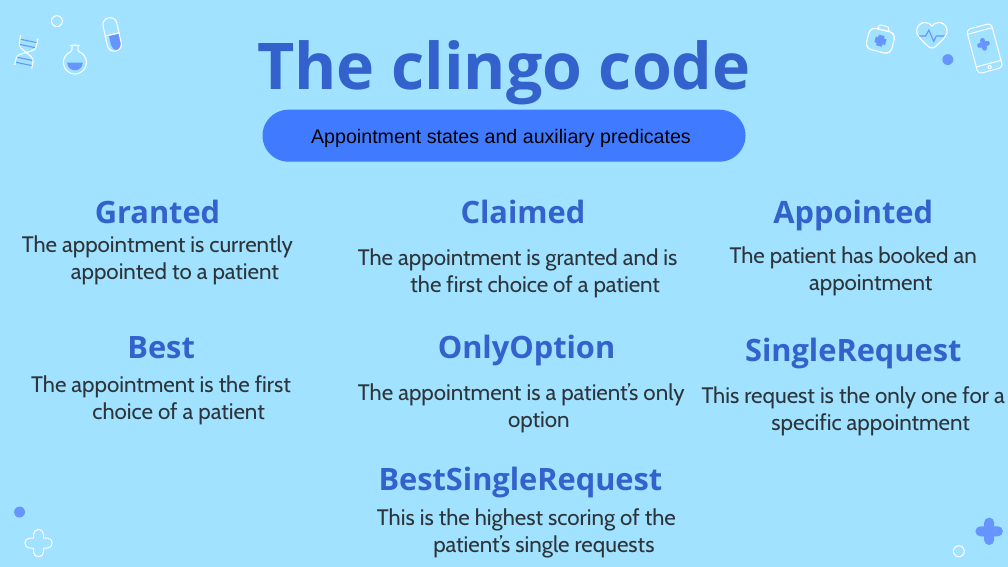
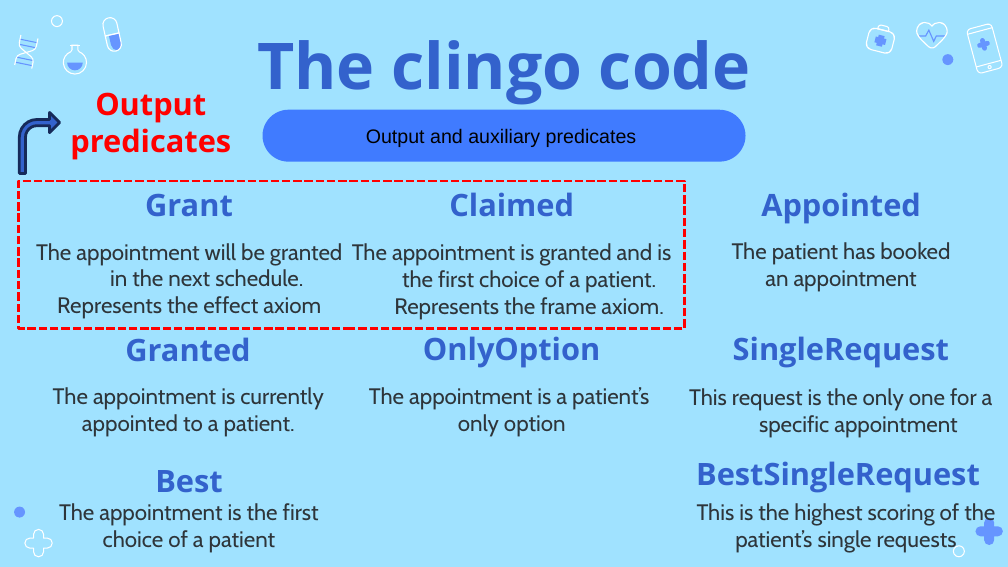
Before and after one commit to StavrosKanias/Medical_Appointment_Rescheduling_App, a slide deck: slide 30 of ENIGMA 2023/Presentation.pptx (slide 28 before the commit). Drawn at 1008x567 pixels with LibreOffice and Linux fonts; fonts in the diff are those of the drawing. Boxes give left, top, right and bottom in pixels: in the first picture for what was removed or moved away, otherwise in the second. Text is boxed around its words. In the diff, an @@ line names an element or a change of style, - is before the commit and + after.

```diff
--- a/ENIGMA 2023/Presentation.pptx
+++ b/ENIGMA 2023/Presentation.pptx
@@ bent arrow added at [19, 113, 59, 173], fill #3362CC, outline #162B59 2 pt @@
@@ text added at [70, 92, 231, 160], 22 pt, text #FF0000, bold @@
+Output
+predicates
@@ text in rounded rectangle at [366, 128, 637, 147]: text changed @@
-Appointment states and auxiliary predicates
+Output and auxiliary predicates
@@ rectangle added at [18, 181, 684, 329], outline #FF0000 2 pt dashed @@
@@ text added at [145, 194, 233, 216], 22 pt, text #3362CC, bold @@
+Grant
@@ subtitle "Claimed": place and size @@
-subtitle "Claimed" at [461, 199, 586, 223]
+subtitle "Claimed" at [449, 192, 574, 216]
@@ subtitle "Appointed": place and size @@
-subtitle "Appointed" at [773, 199, 933, 231]
+subtitle "Appointed" at [761, 192, 921, 224]
@@ text added at [36, 243, 342, 319], 16 pt, text #2E353A @@
+The appointment will be granted in the next schedule.
+Represents the effect axiom
@@ subtitle at [352, 243, 671, 320]: text changed @@
-The appointment is granted and is the first choice of a patient
+The appointment is granted and is the first choice of a patient. Represents the frame axiom.
@@ subtitle at [732, 242, 950, 292]: text changed @@
-The patient has booked an appointment
+The patient has booked
+an appointment
@@ subtitle "Granted": place and size @@
-subtitle "Granted" at [95, 199, 220, 223]
+subtitle "Granted" at [125, 337, 250, 361]
@@ text "OnlyOption": place and size @@
-text "OnlyOption" at [438, 334, 615, 366]
+text "OnlyOption" at [423, 336, 600, 368]
@@ text "SingleRequest": place and size @@
-text "SingleRequest" at [745, 337, 961, 369]
+text "SingleRequest" at [733, 336, 949, 368]
@@ subtitle at [53, 387, 324, 437]: text changed @@
-The appointment is currently appointed to a patient
+The appointment is currently
+appointed to a patient.
@@ text at [369, 387, 649, 437]: text changed @@
-The appointment is a patient’s only option
+The appointment is a patient’s
+only option
@@ text "This request is the only ...": place and size @@
-text "This request is the only ..." at [702, 386, 1005, 436]
+text "This request is the only ..." at [689, 388, 993, 438]
@@ text "Best": place and size @@
-text "Best" at [127, 336, 194, 358]
+text "Best" at [155, 470, 222, 492]
@@ text "BestSingleRequest": place and size @@
-text "BestSingleRequest" at [379, 466, 663, 498]
+text "BestSingleRequest" at [696, 461, 980, 493]
@@ text at [59, 503, 319, 553]: text changed @@
-The appointment is the first choice of a patient
+The appointment is the first
+choice of a patient
@@ text at [697, 503, 995, 553]: text changed @@
-This is the highest scoring of the patient’s single requests
+This is the highest scoring of the
+patient’s single requests
```
Also in this commit, not shown: 6 other slides changed, 3 slides added, 36 other files.
